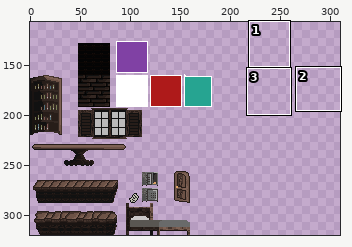
Two states of a sprite sheet, assets/Tiled/super_mario.png. The first picture is a wide view before the edit; the outline marks the close-up.
Close-up. As it was:
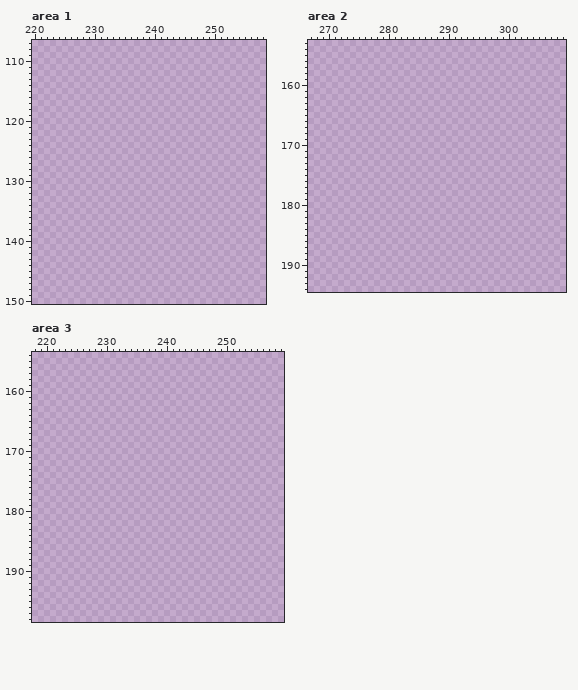
The file is 320x320 pixels. Colours within 5 levels of each other are drawn and written as one. Shown: area 1: x 220..258, y 107..150; area 2: x 267..309, y 153..194; area 3: x 218..259, y 154..198. The wide view leaves out empty margins.
Once edited:
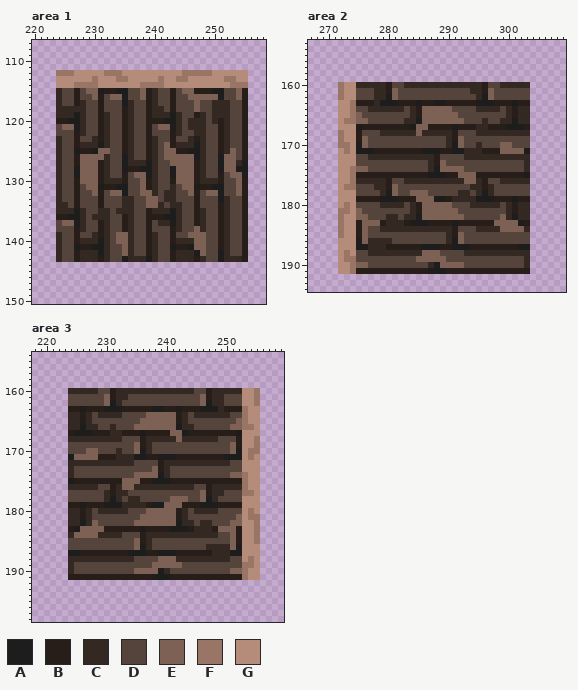
Palette (. is transparent): A #1d1d1d  B #271d19  C #342823  D #55443b  E #7d6154  F #987565  G #b58c7a
Difference:
Area 1:
y 112: x 224..255 ................................ -> FFFGGGGGFFFGGGGGGGGGGFFFFFGGGGGG
y 113: x 224..255 ................................ -> GGGGGGFGGGFFGGGGGFGGFFGGGGGGFFGG
y 114: x 224..255 ................................ -> GGGFFFFGGGGGGGFFFFGGGGGGGGGGGFFF
y 115: x 224..255 ................................ -> CDDBDEEABBAADDEBCDDBDEEBBBAADDEB
y 116: x 224..255 ................................ -> CDDBDDEBDEEADDEBCDDBDDEEEEEADDEB
y 117: x 224..255 ................................ -> CDDBCDDBDDDACDDBCDDBDDDEDDCCCDDB
y 118: x 224..255 ................................ -> CCCCCDDBDDDBCDDBCCDBDDDEDDCCCDDB
y 119: x 224..255 ................................ -> CCCACDDBCDDBCDDBCCCACDDBCDCCCDDB
y 120: x 224..255 ................................ -> BBAACDDBCDDBCDDBBBAACDCCCDCBCDDB
y 121: x 224..255 ................................ -> DEEACDDBCDDBCDDBDEEACDCCCDDBCDDB
y 122: x 224..255 ................................ -> DDDBCDDBCDDBCDDBDDDBCDDCCDDBCDDB
y 123: x 224..255 ................................ -> CDDBDDCBCDDBCDDBCDDBDDCBCDDBCDDB
y 124: x 224..255 ................................ -> CDDBCCCACDDBCDDBCDEBCCCACDDBCDDB
y 125: x 224..255 ................................ -> CDDABBAEEDDBCDDBCDEEBBAACDDBCEDB
y 126: x 224..255 ................................ -> CDDBEEEECDDACDDBCDEEEEEACDDAEEDB
y 127: x 224..255 ................................ -> CDDBEEEBCDDACCCACDDEEEEBCDDAEECA
y 128: x 224..255 ................................ -> CDDAEEEBCDDABBAACDDAEEEBCDDAEEAA
y 129: x 224..255 ................................ -> CDDAEEEBCDDBDEEACDDAEEEBCDDBDEEA
y 130: x 224..255 ................................ -> CDDBEEEBCCCBDDEBCDDBEEEBCCCBDDEB
y 131: x 224..255 ................................ -> CDDBDEEABBAADDEBCDDCDEEABBAADDEB
y 132: x 224..255 ................................ -> CDDBDDEBDEEADDEECDCCDDEBDEEADDEB
y 133: x 224..255 ................................ -> CDDBDDDBDDDCCDDEEDCCDDDBDDDACDDB
y 134: x 224..255 ................................ -> CCDBDDDBDDDCCDDEECDCCDDBDDDBCDDB
y 135: x 224..255 ................................ -> CCCACDDCCDCCCDDBCCCACDDBCDDBCDDB
y 136: x 224..255 ................................ -> BBAACDCCCDDBCDDBBBAACDDBCDDBCDDB
y 137: x 224..255 ................................ -> DEEACDDBCDDBCDDBDCCACDDBCDDBCDDB
y 138: x 224..255 ................................ -> DDDBCDDBCDDBCDDBDDDBCDDECDDBCDDB
y 139: x 224..255 ................................ -> CDDBDDCBCDEECDDBCDDBDDEEEDDBCDDB
y 140: x 224..255 ................................ -> CDDBCCCACDEECDDBCDDBCCCEEDDBCDDB
y 141: x 224..255 ................................ -> CDDABBAACDDECDDBCDDABBAEEDDBCDDB
y 142: x 224..255 ................................ -> CDDBCCCACDDECDDBCDDBCCCAEDDACDDB
y 143: x 224..255 ................................ -> CDDBCCCBCDDACCCACDDBCCCBCDDACCCB
Area 2:
y 160: x 272..303 ................................ -> FGGCCCCCBDDCCCCCCCCCCCCCBDDCCCCC
y 161: x 272..303 ................................ -> FGGDDDCCBEDDDDDDDDDDDDCCBEDDDDDD
y 162: x 272..303 ................................ -> FGGDDDCCAEDDDDDDDDDDDDDCAEDDDDDD
y 163: x 272..303 ................................ -> GGFBBBCAAABBBABBAABBBBBAAABBBABB
y 164: x 272..303 ................................ -> GGFDDCCCCCCDCBEEEEEDDDDCCCCDCBCC
y 165: x 272..303 ................................ -> GGFEDDDDDDDDCBEEEEEEDDDDDDDDCBCC
y 166: x 272..303 ................................ -> GFFEEDDDDDDCCAEEEEEEEDDDCDDCCACC
y 167: x 272..303 ................................ -> GGGABBBBBBBBAEEBBBBABBBCCBBBAAAB
y 168: x 272..303 ................................ -> FGGBDDDCCCCCCECCCCCBDDDCCCCCCCCC
y 169: x 272..303 ................................ -> FGGBEDDDDDDDDDDDDDCBEDDDDDDDDDDD
y 170: x 272..303 ................................ -> FFGAEDDDDDDDDDDDDDCAEDDCDDDEEDDD
y 171: x 272..303 ................................ -> GFGAAABBBBBBBBAAABBAACCCBBBEEEEA
y 172: x 272..303 ................................ -> GGGDDCCCCCCCCCCCBDDDDCCCCCCCCCCC
y 173: x 272..303 ................................ -> GGGDDDDDDDDDDDDCBEDDDDDDDDDDDDDC
y 174: x 272..303 ................................ -> GGFEEDDDDDDDDDDCAEEEEDDDDDDDDDDC
y 175: x 272..303 ................................ -> GGFBBBBBBBBBBBBAAABBEEEBBBBBBBBA
y 176: x 272..303 ................................ -> GGFCCCCCBDDCCCCCCCCCCEECBDDCCCCC
y 177: x 272..303 ................................ -> GFFDDDCCBEDDDDDDDDDDDDCCBCDDDDDD
y 178: x 272..303 ................................ -> GGGDDDDCAEDDEEEDDDDDCCDCACDDDDDD
y 179: x 272..303 ................................ -> GGGBBBBAAABBBEEEAABCCCCAAABBBABB
y 180: x 272..303 ................................ -> GFGDDDDCCCCDCBEEEEEDDDCCCCCDCBCC
y 181: x 272..303 ................................ -> FFGEDDDDDDDDCBEEEEEEDDDDDDDDCBCC
y 182: x 272..303 ................................ -> FGGEEDDDCCDCCAEEEEEEEDDDDDDECACC
y 183: x 272..303 ................................ -> FGGBEEEBCCCBAAABBBBABBBBBBEEEEAB
y 184: x 272..303 ................................ -> FGGBEDDCCCCCCCCCCCCBDDDCCCCEEEEC
y 185: x 272..303 ................................ -> FGGBEDDDDDDDDDDDDDCBEDDDDDDDDDDD
y 186: x 272..303 ................................ -> GGGAECCCCDDDDDDDDDCAEDDDDDDDDDDD
y 187: x 272..303 ................................ -> GGGAACCCBBBBBBAAABBAAABBBBBBBBAA
y 188: x 272..303 ................................ -> GFGDDCCCCCCCCCEEEDDDDCCCCCCCCCCC
y 189: x 272..303 ................................ -> GFFDDDDDDDDDDEEEEEDDDDDDDDDDDDDC
y 190: x 272..303 ................................ -> GGFEEDDDDDDDDDDCAEEEEDDDDDDDDDDC
y 191: x 272..303 ................................ -> GGFBBBBBBBBBBBBAAABBBBBBBBBBBBBB
Area 3:
y 160: x 224..255 ................................ -> CCCCCDDBCCCCCCCCCCCCCDDBCCCCCGGF
y 161: x 224..255 ................................ -> DDDDDDEBCCDDDDDDDDDDDDEBCCDDDGGF
y 162: x 224..255 ................................ -> DDDDDDEACDDDDDDDDDDDDDEACCDDDGGF
y 163: x 224..255 ................................ -> BBABBBAAABBBBBAABBABBBAAACBBBFGG
y 164: x 224..255 ................................ -> CCBCDCCCCDDDDEEEEEBCDCCCCCCDDFGG
y 165: x 224..255 ................................ -> CCBCDDDDDDDDEEEEEEBCDDDDDDDDEFGG
y 166: x 224..255 ................................ -> CCACCDDCDDDEEEEEEEACCDDDDDDEEFFG
y 167: x 224..255 ................................ -> BAAABBBCCBBBABBBBEEABBBBBBBBAGGG
y 168: x 224..255 ................................ -> CCCCCCCCCDDDBCCCCCECCCCCCDDDBGGF
y 169: x 224..255 ................................ -> DDDDDDDDDDDEBCDDDDDDDDDDDDDEBGGF
y 170: x 224..255 ................................ -> DDDEEDDDCDDEACDDDDDDDDDDDDDEAGFF
y 171: x 224..255 ................................ -> AEEEEBBBCCCAABBAAABBBBBBBBAAAGFG
y 172: x 224..255 ................................ -> CCCCCCCCCCCDDDDBCCCCCCCCCCCDDGGG
y 173: x 224..255 ................................ -> CDDDDDDDDDDDDDEBCDDDDDDDDDDDDGGG
y 174: x 224..255 ................................ -> CDDDDDDDDDDEEEEACDDDDDDDDDDEEFGG
y 175: x 224..255 ................................ -> ABBBBBBBBEEEBBAAABBBBBBBBBBBBFGG
y 176: x 224..255 ................................ -> CCCCCDDBCEECCCCCCCCCCDDBCCCCCFGG
y 177: x 224..255 ................................ -> DDDDDDCBCCDDDDDDDDDDDDEBCCDDDFFG
y 178: x 224..255 ................................ -> DDDDDDCACDCCDDDDDEEEDDEACDDDDGGG
y 179: x 224..255 ................................ -> BBABBBAAACCCCBAAEEEBBBAAABBBBGGG
y 180: x 224..255 ................................ -> CCBCDCCCCCDDDEEEEEBCDCCCCDDDDGFG
y 181: x 224..255 ................................ -> CCBCDDDDDDDDEEEEEEBCDDDDDDDDEGFF
y 182: x 224..255 ................................ -> CCACEDDDDDDEEEEEEEACCDCCDDDEEGGF
y 183: x 224..255 ................................ -> BAEEEEBBBBBBABBBBAAABCCCBEEEBGGF
y 184: x 224..255 ................................ -> CEEEECCCCDDDBCCCCCCCCCCCCDDEBGGF
y 185: x 224..255 ................................ -> DDDDDDDDDDDEBCDDDDDDDDDDDDDEBGGF
y 186: x 224..255 ................................ -> DDDDDDDDDDDEACDDDDDDDDDCCCCEAGGG
y 187: x 224..255 ................................ -> AABBBBBBBBAAABBAAABBBBBBCCCAAGGG
y 188: x 224..255 ................................ -> CCCCCCCCCCCDDDDEEECCCCCCCCCDDGFG
y 189: x 224..255 ................................ -> CDDDDDDDDDDDDDEEEEEDDDDDDDDDDFFG
y 190: x 224..255 ................................ -> CDDDDDDDDDDEEEEACDDDDDDDDDDEEFGG
y 191: x 224..255 ................................ -> BBBBBBBBBBBBBBAAABBBBBBBBBBBBFGG
